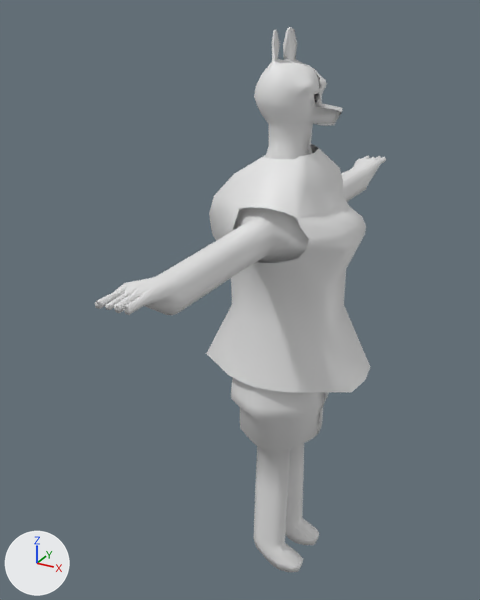
One commit to the FBX model Assets/Models/Characters/Kaitlyn.fbx: the scene before it, then after it.
Camera for both pictures: a 50 mm lens placed at (122.0, -266.0, 285.0), pointed at (-21.0, -6.0, 155.0). Lighting does not change. The marker at lower left points along +X, +Y and +Z. Where no turn or scale is listed for an object, it has been applied to the vertices.

Script lines for the objects in view, before the commit:
```python
me_body = bpy.data.meshes.new('Body')
me_body.from_pydata(...)  # 1181 vertices, 1178 faces; spans x -33.0..29.0, y -127.0..127.0, z -177.0..95.0
me_t_shirt_001 = bpy.data.meshes.new('T Shirt.001')
me_t_shirt_001.from_pydata(...)  # 132 vertices, 104 faces; spans x -74.0..6.7, y -31.2..36.9, z -57.6..47.4
ob_body = bpy.data.objects.new('Body', me_body)
ob_body.location = (2.7, 0.2, 182.5)
ob_t_shirt = bpy.data.objects.new('T Shirt', me_t_shirt_001)
ob_t_shirt.location = (36.1, 0.0, 182.5)
```
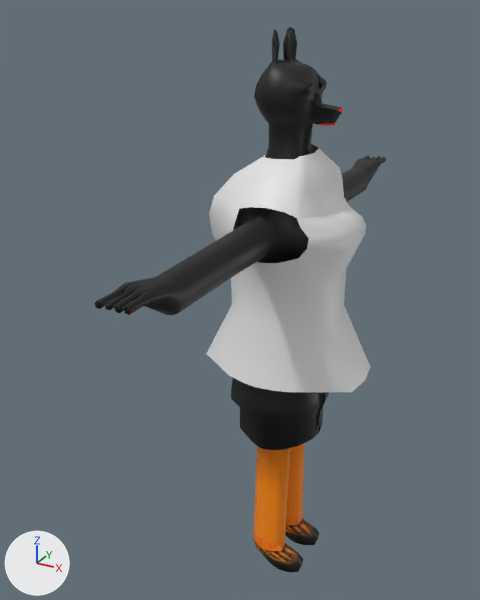
Boxes (x1, y1, x2, y2) around the edits, measured in the pictures (480 x 600 px):
'Body', recoloured (grey to black): (95, 27, 386, 572) in both

Edits to the bpy script that builds the scene:
```text
Add img_kaitlyn_png:
    img_kaitlyn_png = load_image('Kaitlyn.png', '../../Textures/Characters/Kaitlyn.png', 2048, 2048, 'sRGB')
Add mat_material:
    mat_material = principled_material('Material')
    mat_material.texture = img_kaitlyn_png
Change me_body:
    where me_body.from_pydata(...)  # 1181 vertices, 1178 faces; spans x -33.0..29.0, y -127.0..127.0, z -177.0..95.0
    add me_body.materials.append(mat_material)  # picture img_kaitlyn_png
```
